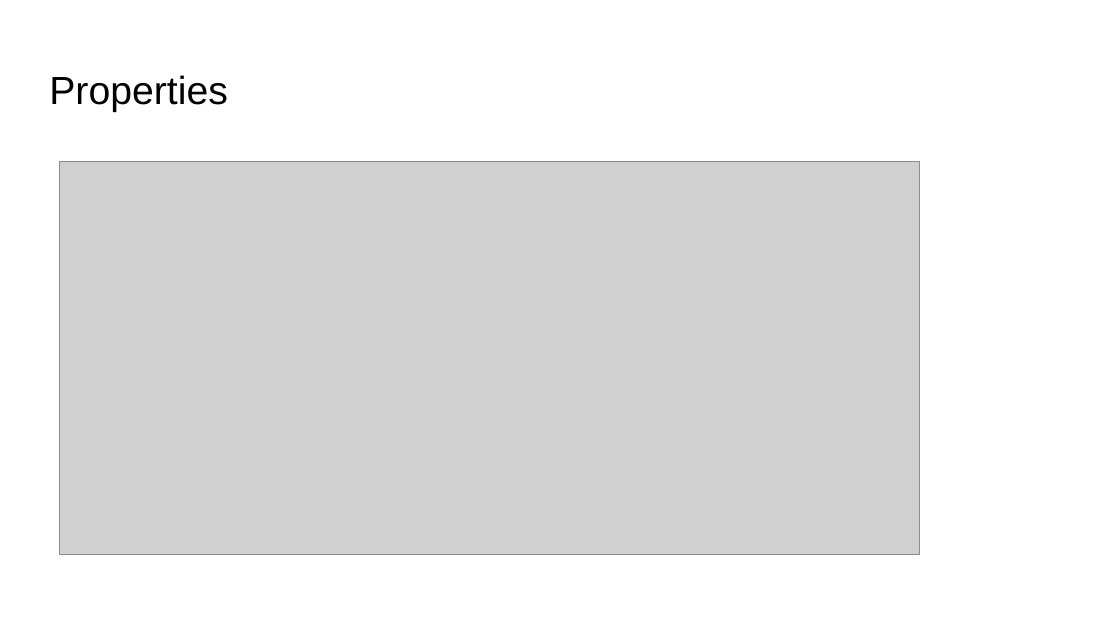
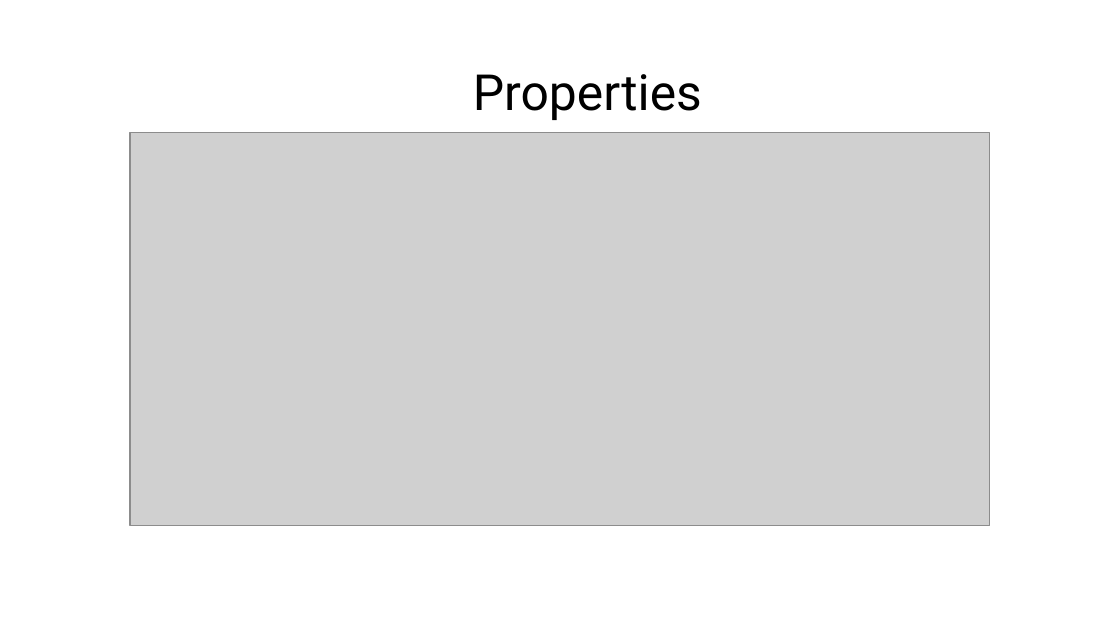
Before and after one commit to AnrozPerson/Classifying-Shapes-from-Coordinates, a slide deck: slide 3 of CAT T3 Design.pptx. Drawn at 1120x630 pixels with LibreOffice and Linux fonts; fonts in the diff are those of the drawing; grey boxes stand for pictures; background and template pictures are left out. Boxes give left, top, right and bottom in pixels: in the first picture for what was removed or moved away, otherwise in the second. Text is boxed around its words. In the diff, an @@ line names an element or a change of style, - is before the commit and + after.

```diff
--- a/CAT T3 Design.pptx
+++ b/CAT T3 Design.pptx
@@ text "Properties": place and size @@
-text "Properties" at bbox=[49, 75, 228, 112]
+text "Properties" at bbox=[473, 74, 702, 120]
@@ text "Properties" at bbox=[473, 74, 702, 120]: size 25.2 to 32 pt, font Arial to Roboto @@
@@ picture: place and size @@
-picture at bbox=[59, 161, 920, 554]
+picture at bbox=[130, 132, 990, 525]
```
Also in this commit, not shown: 5 other slides changed, 8 slides added, 4 slides removed, 1 other file.
